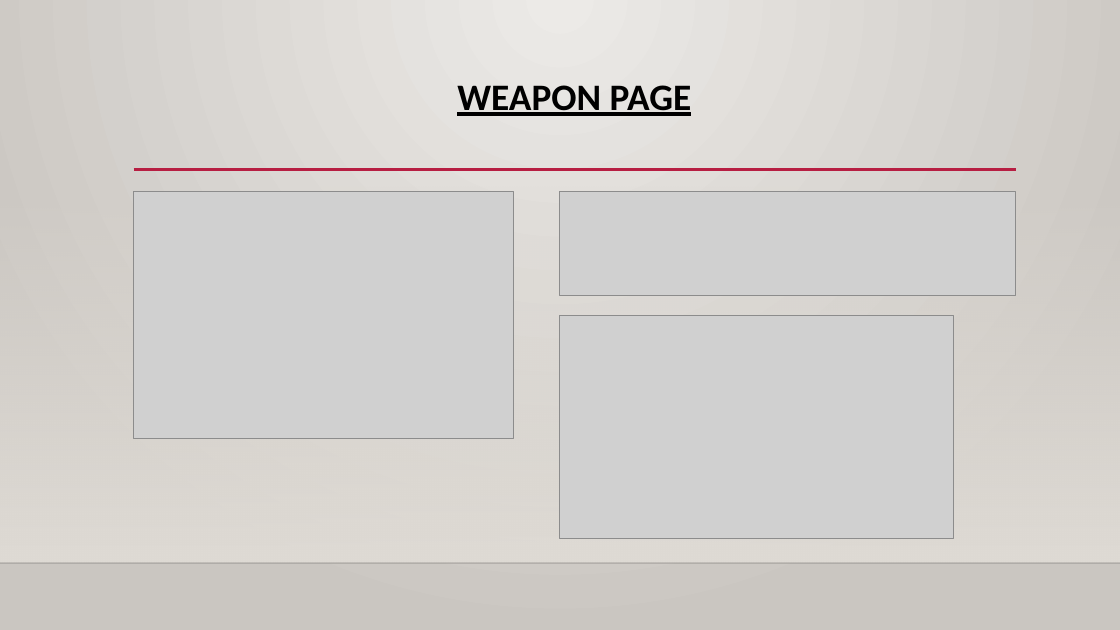
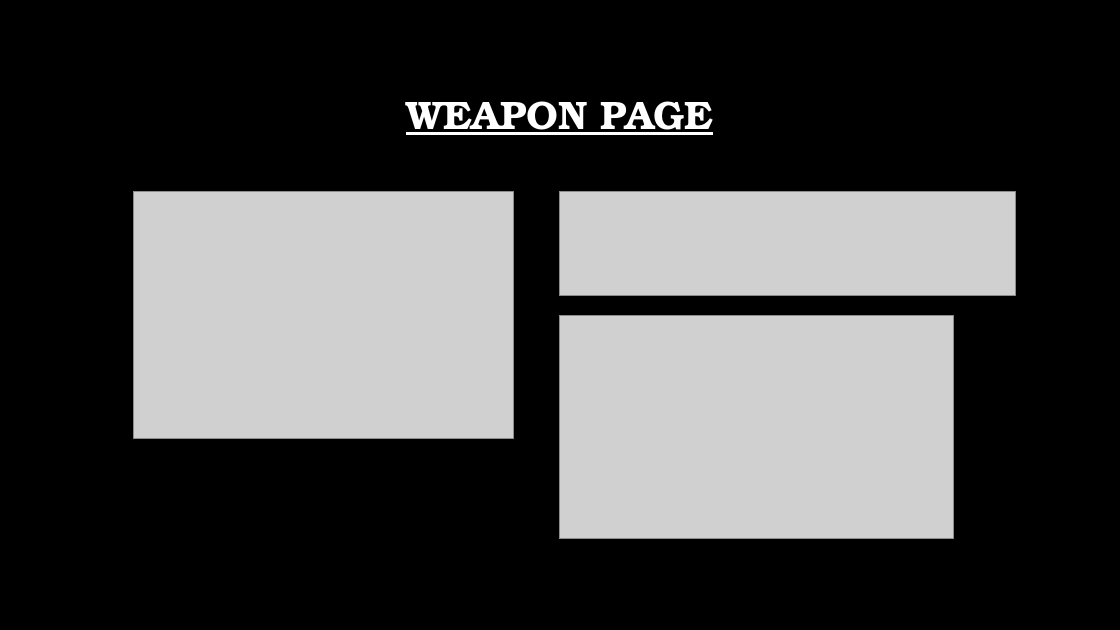
Before and after one commit to tpayne3191/MVP, a slide deck: slide 10 of Res/Capstone_Presentation.pptx (slide 9 before the commit). Drawn at 1120x630 pixels with LibreOffice and Linux fonts; fonts in the diff are those of the drawing; grey boxes stand for pictures; background and template pictures are left out. Boxes give left, top, right and bottom in pixels: in the first picture for what was removed or moved away, otherwise in the second. Text is boxed around its words. In the diff, an @@ line names an element or a change of style, - is before the commit and + after.

Commit message:
PP updated to match the theme better

```diff
--- a/Res/Capstone_Presentation.pptx
+++ b/Res/Capstone_Presentation.pptx
@@ background gradient #ECEAE7 to #CAC7C1 to picture (left out) @@
@@ title "WEAPON PAGE": place and size @@
-title "WEAPON PAGE" at (457,85,692,116)
+title "WEAPON PAGE" at (406,101,713,135)
@@ title "WEAPON PAGE" at (406,101,713,135): size 32 to 34 pt, font Calibri to TeX Gyre Bonum, text colour #000000 to #FFFFFF; vertical alignment top to middle @@
@@ line removed from (134, 170) to (1017, 170) @@
@@ rectangle removed at (0,186,1120,563) @@
@@ line removed from (0, 563) to (1120, 563) @@
```
Also in this commit, not shown: 9 other slides changed, 1 slide added.
